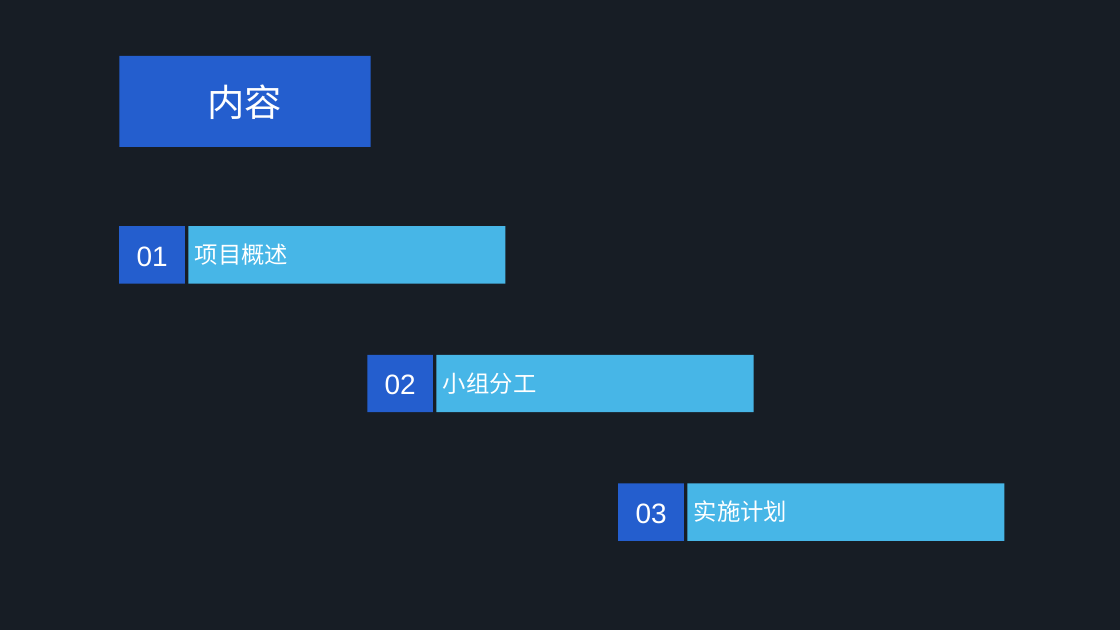
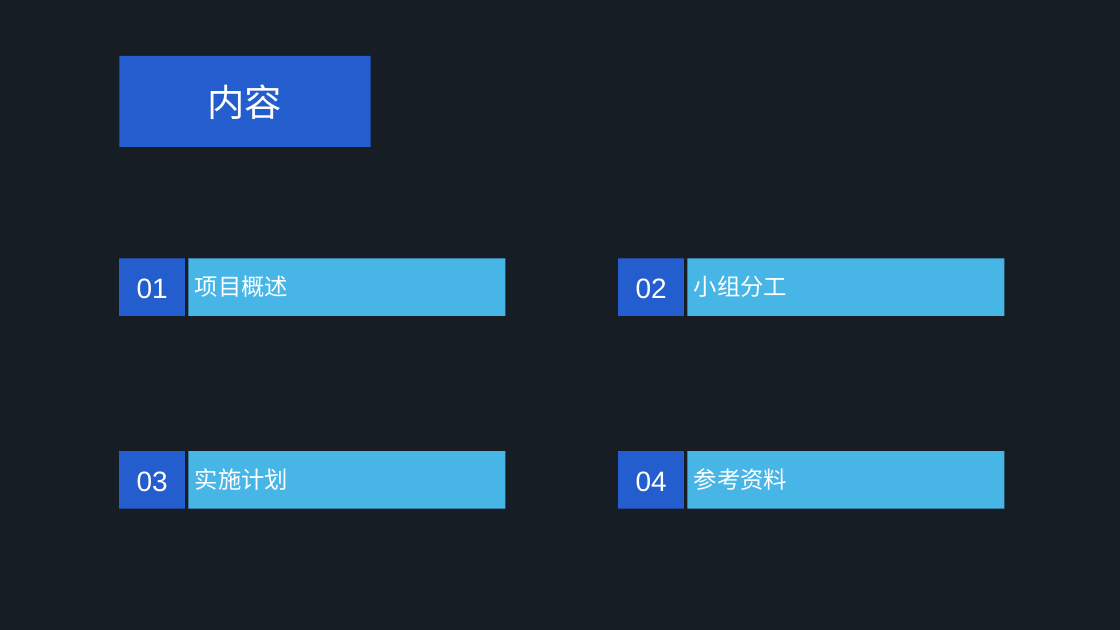
Before and after one commit to SE-2017-G4/SE-2017, a slide deck: slide 4 of Document/SE2017-G4 项目计划书.ppt (slide 2 before the commit). Drawn at 1120x630 pixels with LibreOffice and Linux fonts; fonts in the diff are those of the drawing. Boxes give left, top, right and bottom in pixels: in the first picture for what was removed or moved away, otherwise in the second. Text is boxed around its words. In the diff, an @@ line names an element or a change of style, - is before the commit and + after.

```diff
--- a/Document/SE2017-G4 项目计划书.ppt
+++ b/Document/SE2017-G4 项目计划书.ppt
@@ rectangle "01": place and size @@
-rectangle "01" at bbox=[119, 226, 185, 283]
+rectangle "01" at bbox=[119, 259, 185, 316]
@@ rectangle "项目概述": place and size @@
-rectangle "项目概述" at bbox=[188, 226, 505, 283]
+rectangle "项目概述" at bbox=[188, 259, 505, 316]
@@ rectangle "02": place and size @@
-rectangle "02" at bbox=[367, 354, 432, 411]
+rectangle "02" at bbox=[618, 259, 683, 316]
@@ rectangle "小组分工": place and size @@
-rectangle "小组分工" at bbox=[437, 354, 754, 411]
+rectangle "小组分工" at bbox=[687, 259, 1004, 316]
@@ rectangle "03": place and size @@
-rectangle "03" at bbox=[618, 484, 683, 541]
+rectangle "03" at bbox=[119, 451, 185, 508]
@@ rectangle "实施计划": place and size @@
-rectangle "实施计划" at bbox=[687, 484, 1004, 541]
+rectangle "实施计划" at bbox=[188, 451, 505, 508]
@@ rectangle added at bbox=[618, 451, 683, 508], fill #245ECE, 24 pt, text #FFFFFF @@
+04
@@ rectangle added at bbox=[687, 451, 1004, 508], fill #47B6E7, 20 pt, text #FFFFFF @@
+参考资料
```
Also in this commit, not shown: 6 other slides changed, 39 slides added, 1 slide removed, 33 other files.
